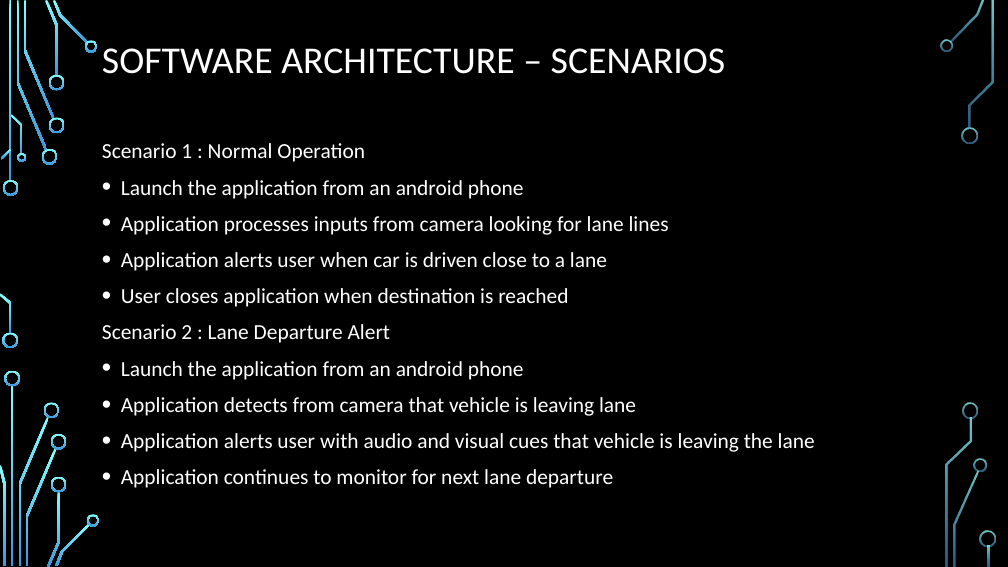
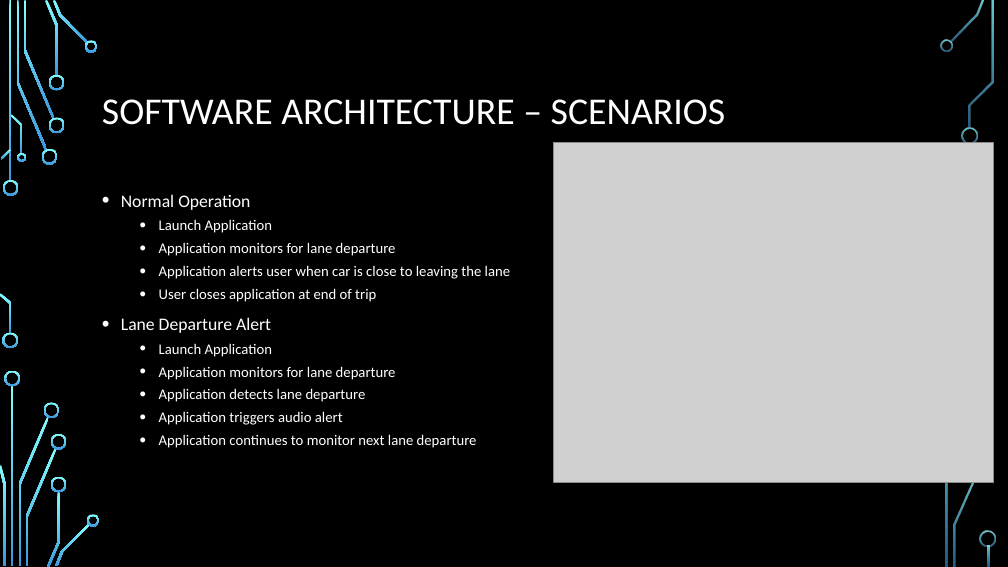
Before and after one commit to Scarabyte/SSW690-Project, a slide deck: slide 9 of docs/Computer Vision Driving Aids Design Review.pptx. Drawn at 1008x567 pixels with LibreOffice and Linux fonts; fonts in the diff are those of the drawing; grey boxes stand for pictures; background and template pictures are left out. Boxes give left, top, right and bottom in pixels: in the first picture for what was removed or moved away, otherwise in the second. Text is boxed around its words. In the diff, an @@ line names an element or a change of style, - is before the commit and + after.

Commit message:
Update slide with User Scenario

```diff
--- a/docs/Computer Vision Driving Aids Design Review.pptx
+++ b/docs/Computer Vision Driving Aids Design Review.pptx
@@ title "SOFTWARE ARCHITECTURE – SCENARIOS" moved from (x1=102, y1=48, x2=726, y2=74) to (x1=102, y1=99, x2=726, y2=125) @@
@@ picture added at (x1=554, y1=142, x2=993, y2=482) @@
@@ text at (x1=121, y1=194, x2=510, y2=448): text changed; size 20.4 to 14 pt @@
-Scenario 1 : Normal Operation
-• Launch the application from an android phone
-• Application processes inputs from camera looking for lane lines
-• Application alerts user when car is driven close to a lane
-• User closes application when destination is reached
-Scenario 2 : Lane Departure Alert
-• Launch the application from an android phone
-• Application detects from camera that vehicle is leaving lane
-• Application alerts user with audio and visual cues that vehicle is leaving the lane
-• Application continues to monitor for next lane departure
+• Normal Operation
+  • Launch Application
+  • Application monitors for lane departure
+  • Application alerts user when car is close to leaving the lane
+  • User closes application at end of trip
+• Lane Departure Alert
+  • Launch Application
+  • Application monitors for lane departure
+  • Application detects lane departure
+  • Application triggers audio alert
+  • Application continues to monitor next lane departure
@@ freeform shape removed at (x1=963, y1=402, x2=979, y2=418) @@
@@ freeform shape removed at (x1=974, y1=459, x2=987, y2=472) @@
```
